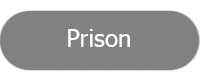
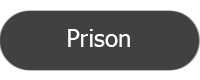
Revision of a layered 200 x 80 image; what changed, layer by layer:
added layer "Prison copy" above "Prison" over [left=0, top=10, right=200, bottom=71]
